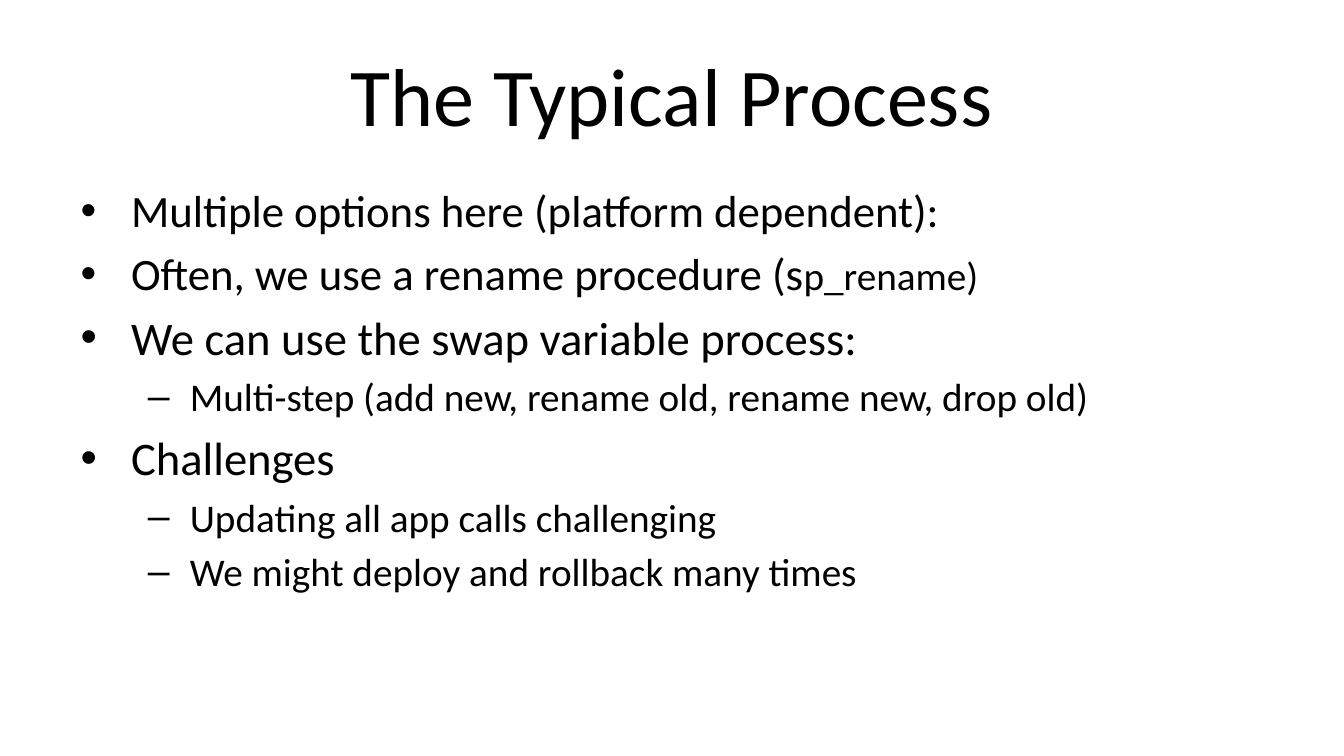
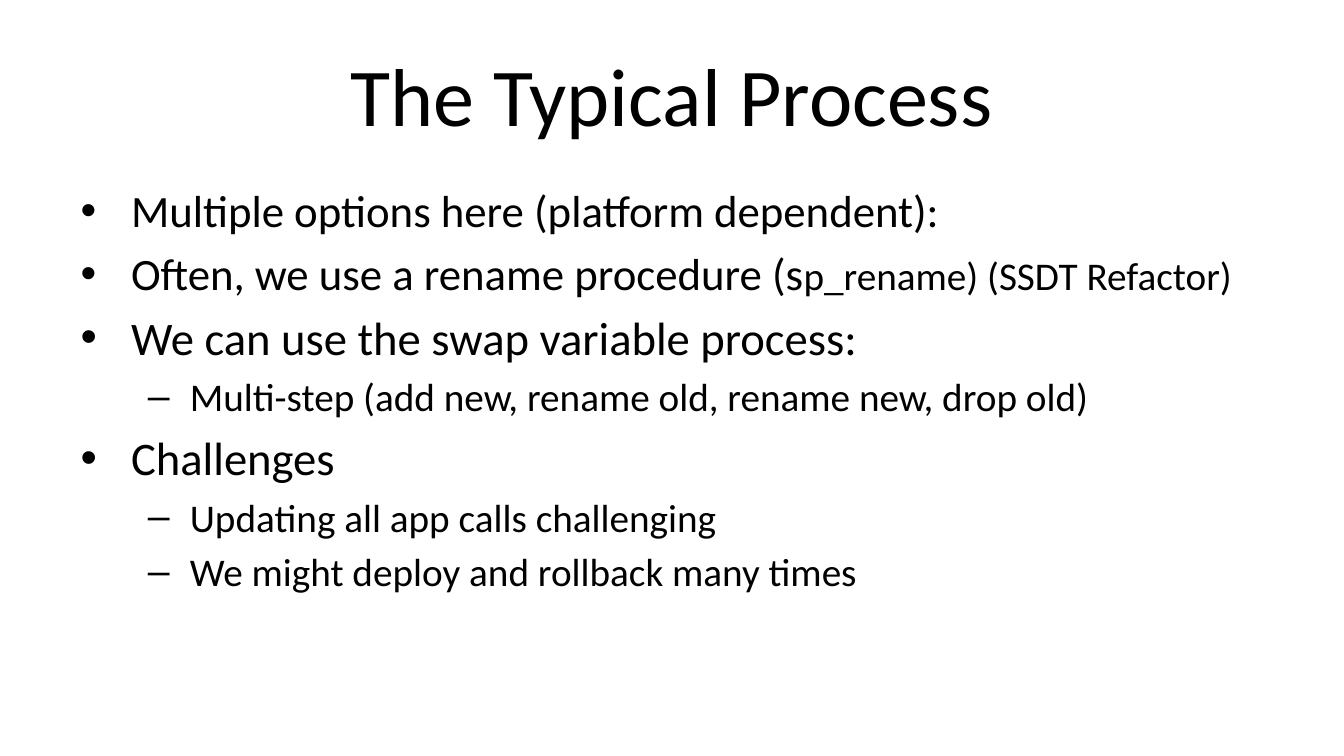
Before and after one commit to way0utwest/ZeroDowntime, a slide deck: slide 25 of ArchitectZeroDowntime.pptx. Drawn at 1344x756 pixels with LibreOffice and Linux fonts; fonts in the diff are those of the drawing; background and template pictures are left out. Boxes give left, top, right and bottom in pixels: in the first picture for what was removed or moved away, otherwise in the second. Text is boxed around its words. In the diff, an @@ line names an element or a change of style, - is before the commit and + after.

Commit message:
added mention of SSDT Refactor Tool

```diff
--- a/ArchitectZeroDowntime.pptx
+++ b/ArchitectZeroDowntime.pptx
@@ text at <box>131,259,1232,298</box>: text changed @@
-• Often, we use a rename procedure (sp_rename)
+• Often, we use a rename procedure (sp_rename) (SSDT Refactor)
```
Also in this commit, not shown: 4 other slides changed.
